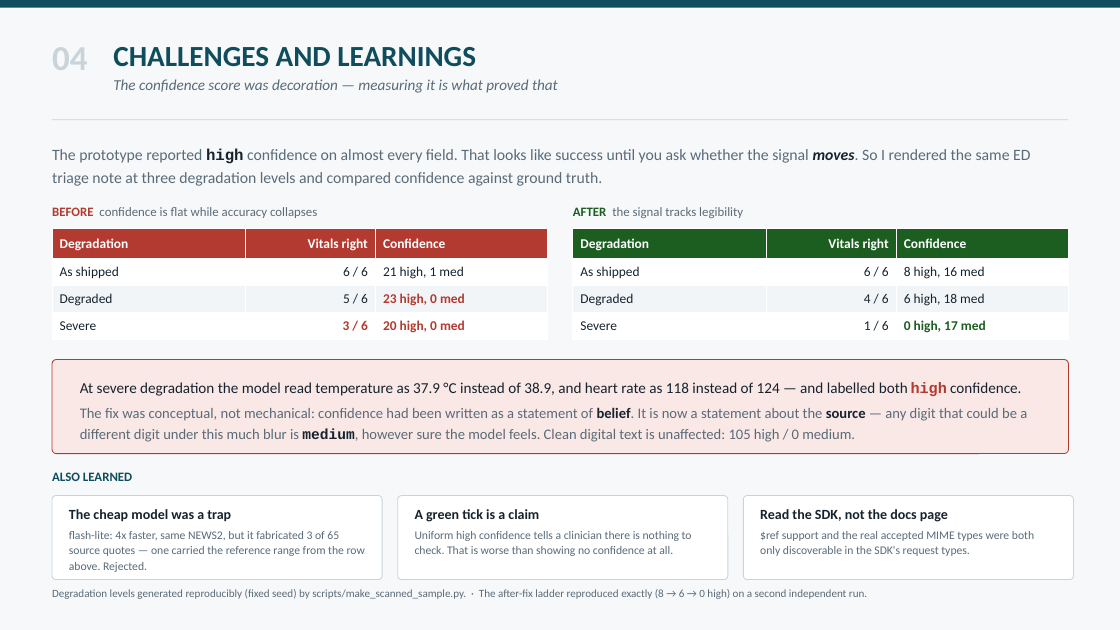
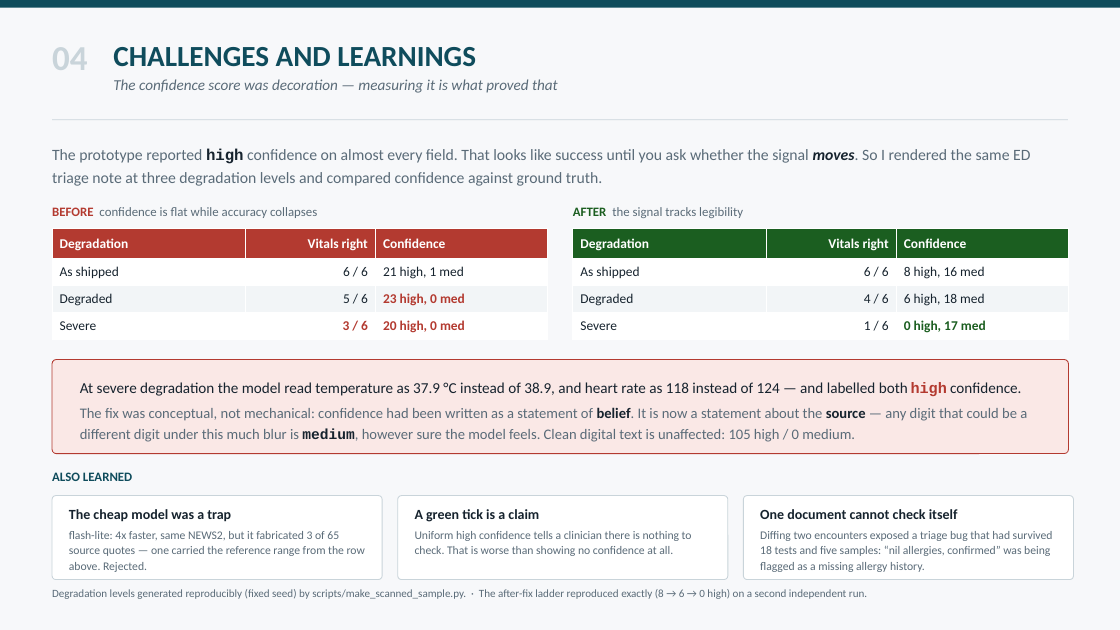
Before and after one commit to anushkavb4/clinical-document-intelligence-hub, a slide deck: slide 4 of Clinical_Document_Intelligence_Hub_deck.pptx. Drawn at 1120x630 pixels with LibreOffice and Linux fonts; fonts in the diff are those of the drawing. Boxes give left, top, right and bottom in pixels: in the first picture for what was removed or moved away, otherwise in the second. Text is boxed around its words. In the diff, an @@ line names an element or a change of style, - is before the commit and + after.

```diff
--- a/Clinical_Document_Intelligence_Hub_deck.pptx
+++ b/Clinical_Document_Intelligence_Hub_deck.pptx
@@ text at (x1=760, y1=509, x2=1053, y2=572): text changed @@
-Read the SDK, not the docs page
-$ref support and the real accepted MIME types were both only discoverable in the SDK's request types.
+One document cannot check itself
+Diffing two encounters exposed a triage bug that had survived 18 tests and five samples: “nil allergies, confirmed” was being flagged as a missing allergy history.
```
Also in this commit, not shown: 3 other slides changed, 15 other files.
